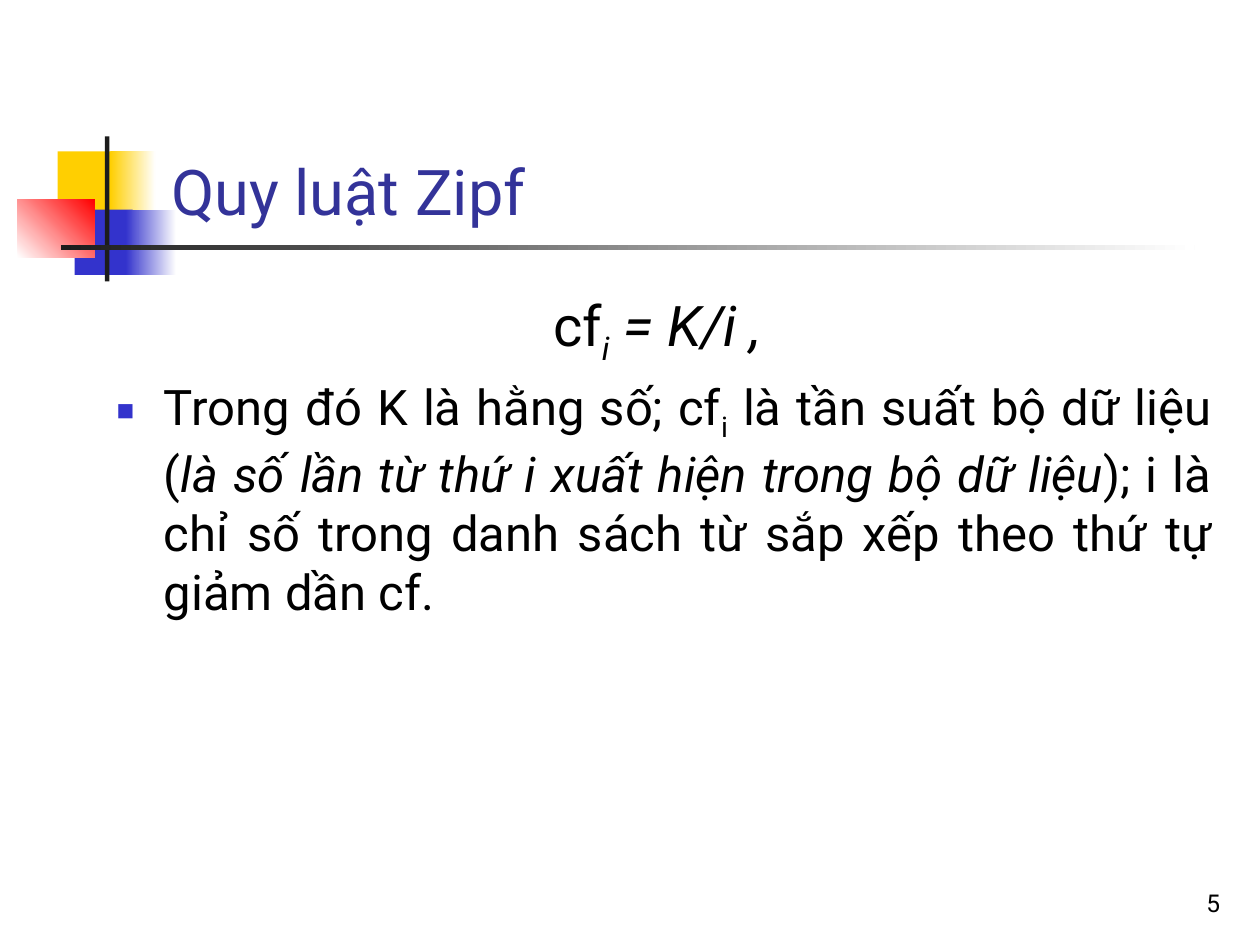
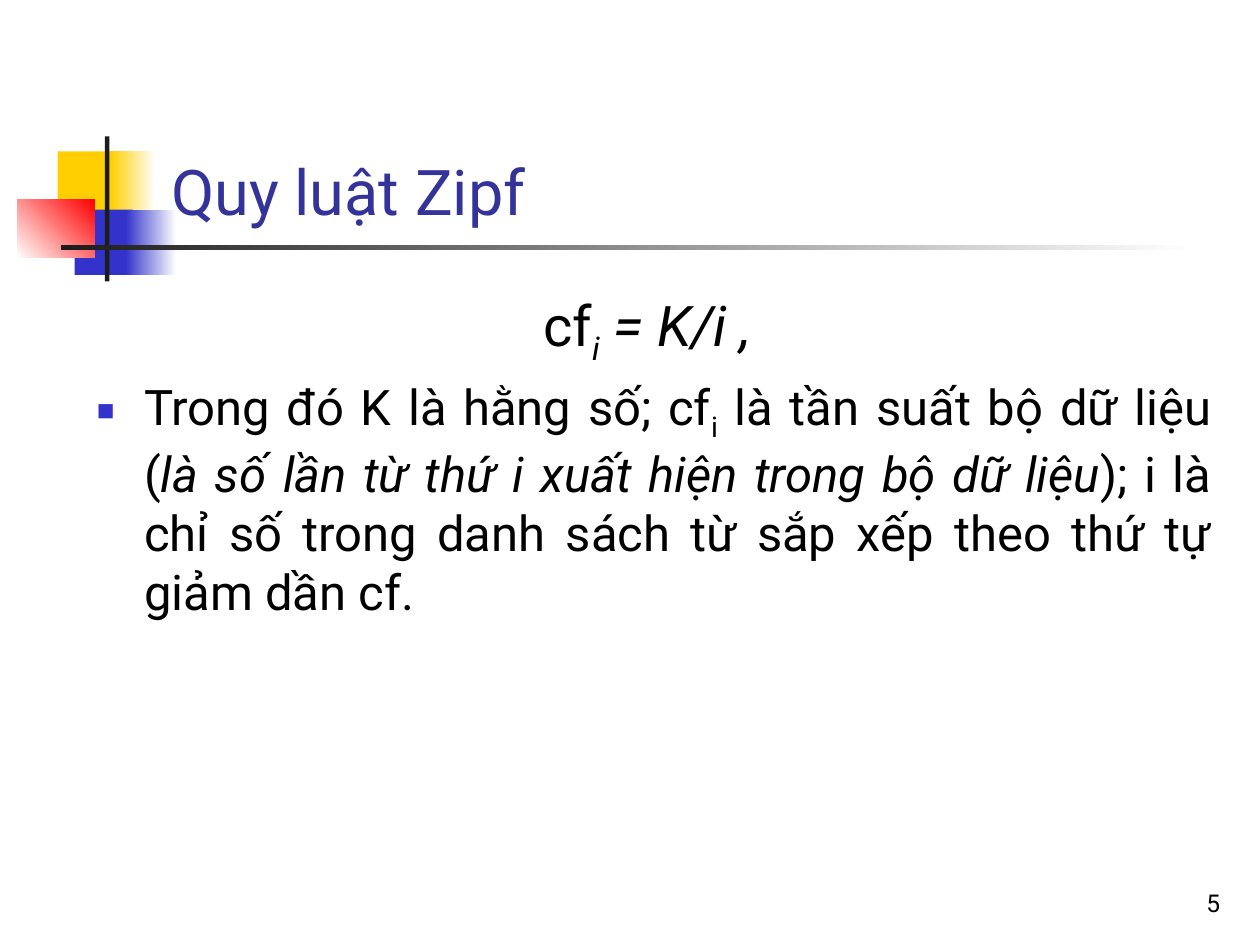
Before and after one commit to bangoc/IT4853, a slide deck: slide 5 of Bai 11 Nén chi muc nguoc.pptx. Drawn at 1260x945 pixels with LibreOffice and Linux fonts; fonts in the diff are those of the drawing. Boxes give left, top, right and bottom in pixels: in the first picture for what was removed or moved away, otherwise in the second. Text is boxed around its words. In the diff, an @@ line names an element or a change of style, - is before the commit and + after.

```diff
--- a/Bai 11 Nén chi muc nguoc.pptx
+++ b/Bai 11 Nén chi muc nguoc.pptx
@@ text "cfi = K/i ," rewrapped from (164, 305, 1212, 621) to (144, 305, 1212, 621) @@
```
Also in this commit, not shown: 21 other slides changed.
